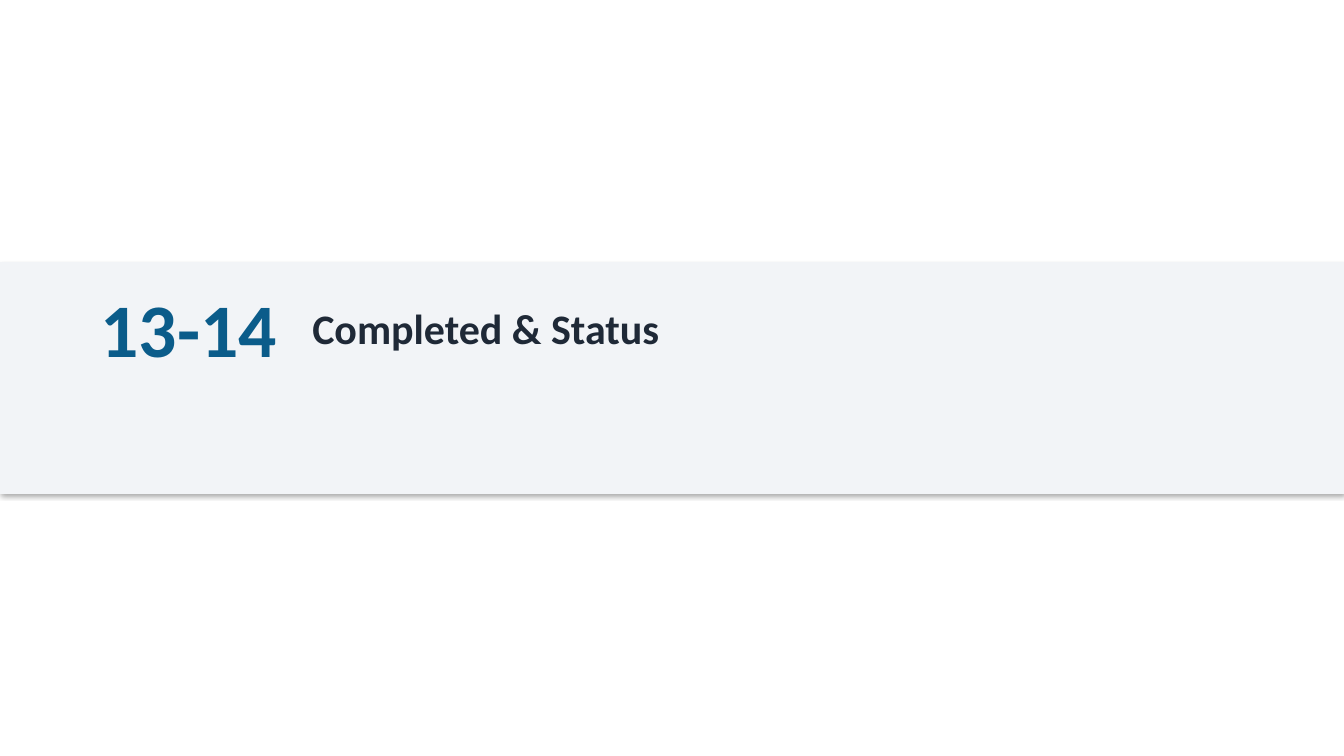
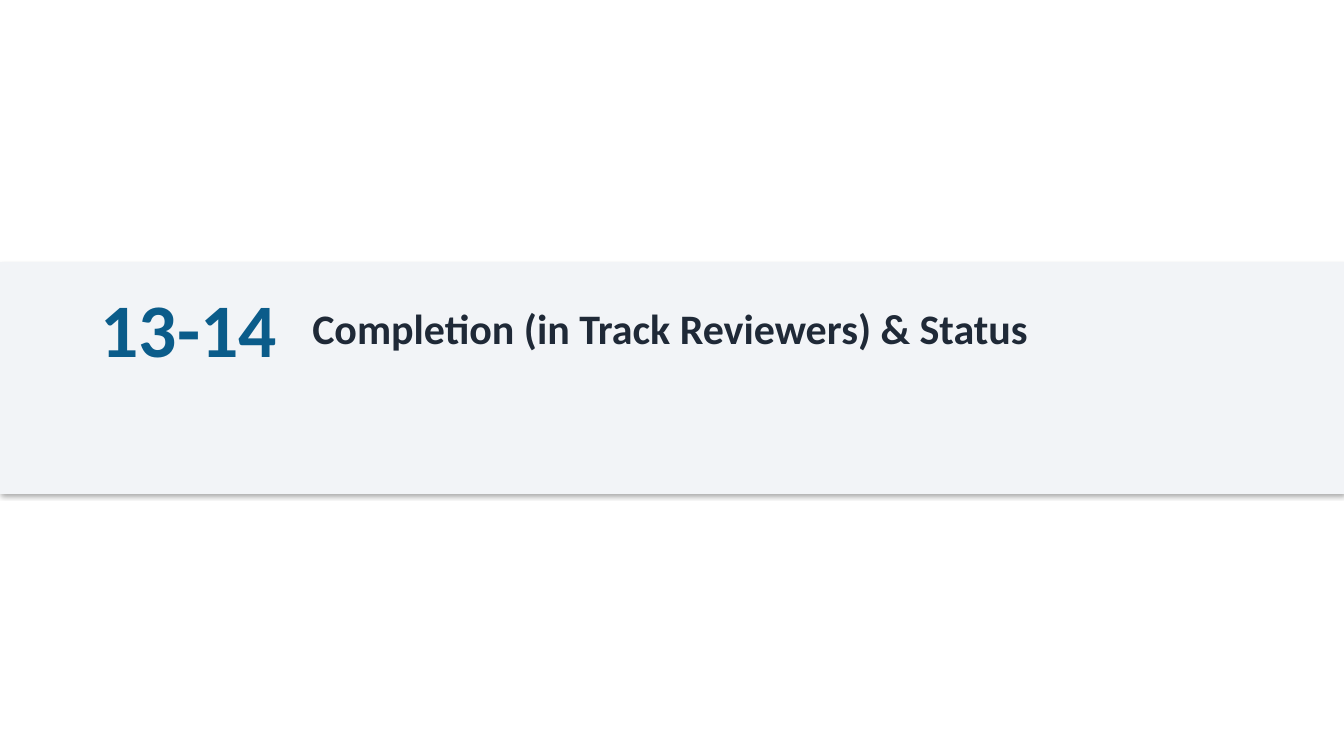
Before and after one commit to justingallivan/wmkf-research-apps, a slide deck: slide 25 of docs/onboarding/Workbench_Onboarding_Technical.pptx. Drawn at 1344x756 pixels with LibreOffice and Linux fonts; fonts in the diff are those of the drawing. Boxes give left, top, right and bottom in pixels: in the first picture for what was removed or moved away, otherwise in the second. Text is boxed around its words. In the diff, an @@ line names an element or a change of style, - is before the commit and + after.

```diff
--- a/docs/onboarding/Workbench_Onboarding_Technical.pptx
+++ b/docs/onboarding/Workbench_Onboarding_Technical.pptx
@@ text at bbox=[312, 313, 1028, 351]: text changed @@
-Completed & Status
+Completion (in Track Reviewers) & Status
```
Also in this commit, not shown: 6 other slides changed, 3 other files.
